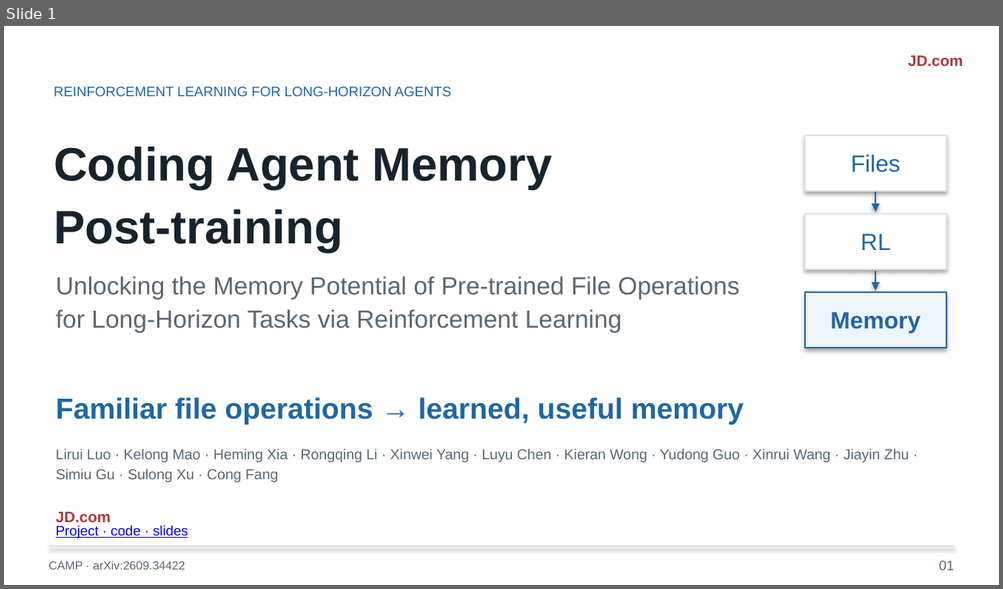
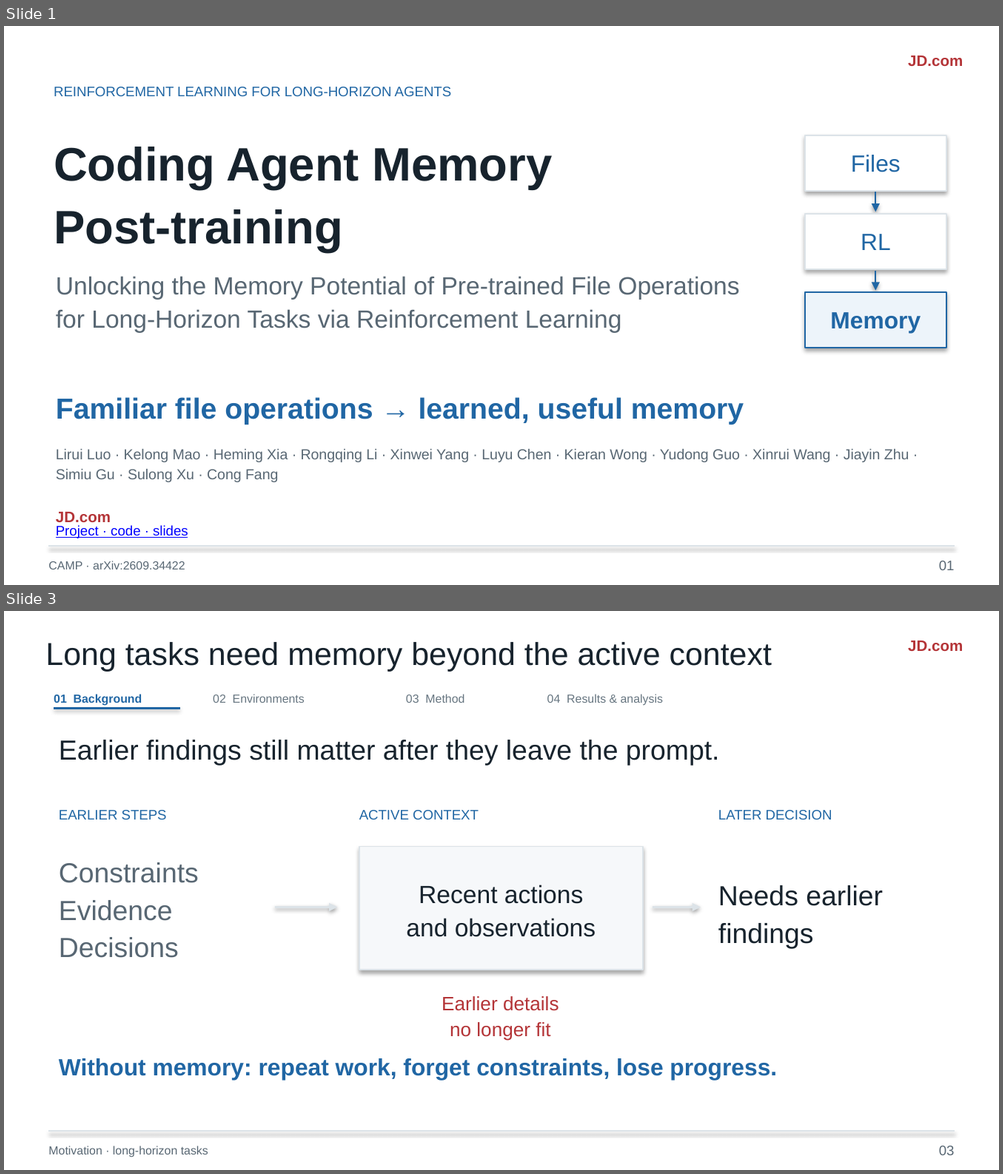
Before and after one commit to liruiluo/agentmemorygym, a slide deck: assets/slides/coding-agent-memory-post-training-slides.pptx. Shown one above the other, each under a label of ours: slide 1 before the commit, slides 1 and 3 after it; the slides between them are not shown. The pictures are 1003x589 and 1003x1174 pixels, drawn with LibreOffice and Linux fonts; fonts in the diff are those of the drawing. Boxes give left, top, right and bottom in pixels: in the first picture for what was removed or moved away, otherwise in the second. Text is boxed around its words. In the diff, an @@ line names an element or a change of style, - is before the commit and + after.

Commit message:
Build the CAMP background around the memory-learning problem

```diff
--- a/assets/slides/coding-agent-memory-post-training-slides.pptx
+++ b/assets/slides/coding-agent-memory-post-training-slides.pptx
@@ slide 3 added at box(4, 611, 999, 1170), background #FFFFFF @@
@@ text added at box(45, 642, 771, 671), 23 pt, text #17232D @@
+Long tasks need memory beyond the active context
@@ text added at box(908, 641, 962, 651), 11 pt, text #B43437, bold @@
+JD.com
@@ text added at box(54, 694, 142, 706), 8.5 pt, text #2066A4, bold @@
+01 Background
@@ text added at box(213, 694, 304, 703), 8.5 pt, text #667580 @@
+02 Environments
@@ text added at box(406, 694, 464, 703), 8.5 pt, text #667580 @@
+03 Method
@@ text added at box(547, 694, 663, 705), 8.5 pt, text #667580 @@
+04 Results & analysis
@@ line added from (54, 709) to (180, 709), #2066A4 1.3 pt @@
@@ text added at box(59, 740, 720, 765), 20 pt, text #17232D @@
+Earlier findings still matter after they leave the prompt.
@@ text added at box(59, 810, 167, 820), 10 pt, text #2066A4 @@
+EARLIER STEPS
@@ text added at box(359, 810, 478, 820), 10 pt, text #2066A4 @@
+ACTIVE CONTEXT
@@ text added at box(718, 810, 832, 820), 10 pt, text #2066A4 @@
+LATER DECISION
@@ rectangle added at box(359, 847, 643, 970), fill #F6F8FA, outline #DCE3E8 1 pt @@
@@ text added at box(59, 863, 199, 958), 20 pt, text #586773 @@
+Constraints
+Evidence
+Decisions
@@ text added at box(406, 885, 595, 937), 18 pt, text #17232D @@
+Recent actions
+and observations
@@ text added at box(718, 886, 882, 948), 20 pt, text #17232D @@
+Needs earlier
+findings
@@ arrow added from (275, 908) to (337, 908), #DCE3E8 1.5 pt @@
@@ arrow added from (652, 908) to (700, 908), #DCE3E8 1.5 pt @@
@@ text added at box(441, 997, 559, 1041), 14 pt, text #B43437 @@
+Earlier details
+no longer fit
@@ text added at box(59, 1059, 777, 1080), 17 pt, text #2066A4, bold @@
+Without memory: repeat work, forget constraints, lose progress.
@@ line added from (48, 1131) to (954, 1131), #DCE3E8 1 pt @@
@@ text added at box(48, 1146, 208, 1158), 8.5 pt, text #586773 @@
+Motivation · long-horizon tasks
@@ text added at box(939, 1146, 954, 1156), 10 pt, text #586773 @@
+03
```
Also in this commit, not shown: 11 slides changed, 1 other slide added, 1 slide removed, 9 other files.
